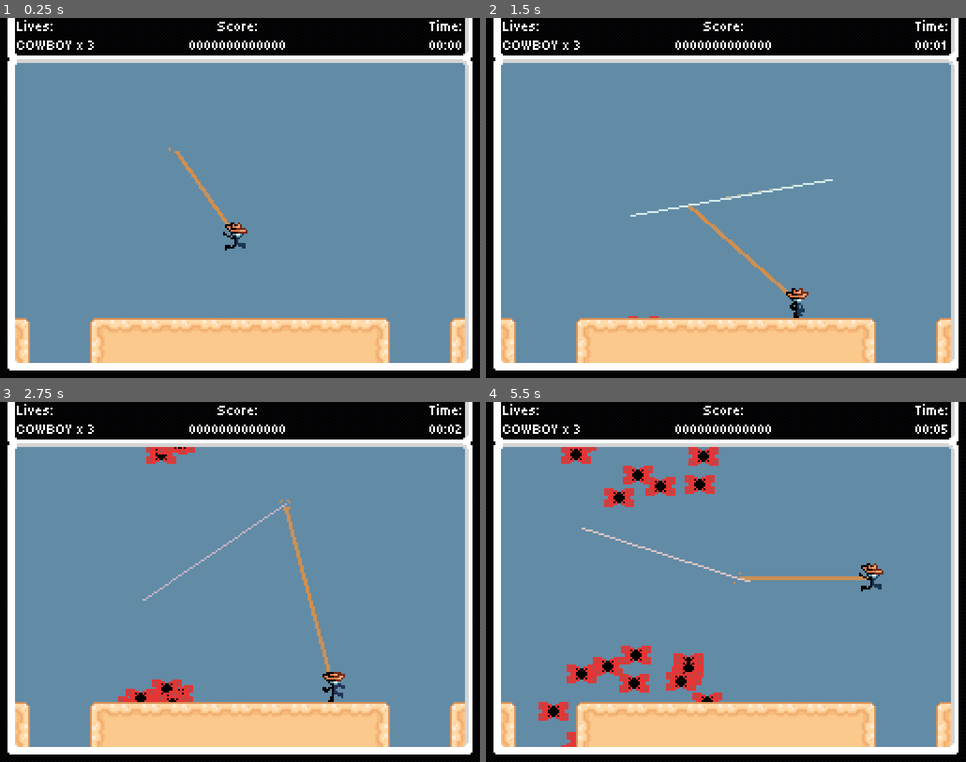
Above: before the commit, frames 1-4 (two rows, left to right).
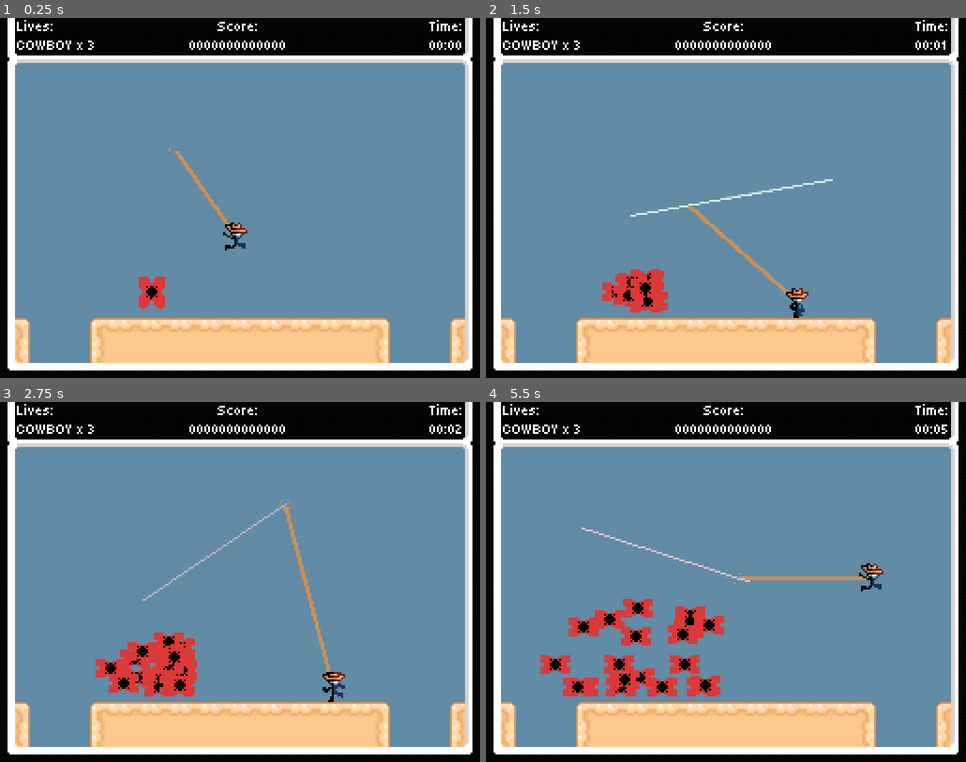
Above: after the commit, the same moments.

Repository: Jcodefox/GMTK-2025
Game: Godot game, scene res://scenes/topscenes/gameplay_topscene.tscn
Two runs of this game, one before a commit and one after it. Both use one fixed random seed, a clock stepped at 60 frames per second and the inputs below.
Inputs (mouse positions are in pixels of both pictures, inside the frame that each line leads up to):
- Up to frame 1 (0.25 s): no input
- Up to frame 2 (1.5 s): move the mouse to (831, 180) at 0.52 s; hold D (move_right) from 0.53 s (still down); tap Space (move_jump) at 0.77 s; move the mouse to (630, 216) at 1.27 s
- Up to frame 3 (2.75 s): tap Space (move_jump) at 1.52 s; move the mouse to (288, 502) at 2.02 s; release D (move_right) at 2.03 s; hold A (move_left) from 2.03 s (still down)
- Up to frame 4 (5.5 s): move the mouse to (702, 654) at 2.77 s; release A (move_left) at 2.78 s; hold D (move_right) 2.78-4.28 s; tap Space (move_jump) at 3.02, 3.77, 4.52 s; move the mouse to (870, 636) at 3.52 s; move the mouse to (582, 528) at 4.27 s; hold A (move_left) 4.28-5.03 s; move the mouse to (750, 582) at 5.02 s; hold D (move_right) from 5.03 s (still down)

The runs differ from the first frame. In frame 1, 0.4% of the frame differs, in the area x 28-35%, y 71-81%; in frame 2, 1.3%; in frame 3, 3.1%; in frame 4, 6.7%, in the area x 10-50%, y 12-96%.

Commit message:
Add basic death

Diff:
--- a/assets/art/player/player_sprite_frames.tres
+++ b/assets/art/player/player_sprite_frames.tres
@@ -1,6 +1,7 @@
-[gd_resource type="SpriteFrames" load_steps=14 format=3 uid="uid://bf6o51up71rto"]
+[gd_resource type="SpriteFrames" load_steps=15 format=3 uid="uid://bf6o51up71rto"]
 
 [ext_resource type="Texture2D" uid="uid://c20xmus612fao" path="res://assets/art/player/cowboy_duckhide.png" id="1_ta81v"]
+[ext_resource type="Texture2D" uid="uid://dmpqe0rkpi4e6" path="res://assets/art/player/cowboy_death.png" id="1_uirxa"]
 [ext_resource type="Texture2D" uid="uid://do6giius4ssl1" path="res://assets/art/player/cowboy_duckwalk_1.png" id="2_40515"]
 [ext_resource type="Texture2D" uid="uid://dhm8irt3v75fh" path="res://assets/art/player/cowboy_idle_1.png" id="2_ta81v"]
 [ext_resource type="Texture2D" uid="uid://dca3iao3t7vju" path="res://assets/art/player/cowboy_idle_2.png" id="3_3lfx2"]
@@ -16,6 +17,14 @@
 
 [resource]
 animations = [{
+"frames": [{
+"duration": 1.0,
+"texture": ExtResource("1_uirxa")
+}],
+"loop": true,
+"name": &"death",
+"speed": 5.0
+}, {
 "frames": [{
 "duration": 1.0,
 "texture": ExtResource("1_ta81v")
--- a/assets/art/terrain/main_tile_set.tres
+++ b/assets/art/terrain/main_tile_set.tres
@@ -109,7 +109,8 @@
 11:0/0/terrains_peering_bit/left_side = 0
 
 [resource]
-physics_layer_0/collision_layer = 1
+physics_layer_0/collision_layer = 3
+physics_layer_0/collision_mask = 3
 terrain_set_0/mode = 0
 terrain_set_0/terrain_0/name = "sand"
 terrain_set_0/terrain_0/color = Color(0.5, 0.34375, 0.25, 1)
--- a/project.godot
+++ b/project.godot
@@ -23,7 +23,13 @@
 
 window/size/viewport_width=256
 window/size/viewport_height=192
+window/size/window_width_override=1024
+window/size/window_height_override=768
 window/stretch/mode="viewport"
+
+[global_group]
+
+enemy="All enemies should have this tag"
 
 [input]
 
--- a/scenes/prefabs/enemies/mothick.tscn
+++ b/scenes/prefabs/enemies/mothick.tscn
@@ -6,14 +6,15 @@
 [sub_resource type="RectangleShape2D" id="RectangleShape2D_ghjc1"]
 size = Vector2(12, 16)
 
-[node name="Mothick" type="CharacterBody2D"]
+[node name="Mothick" type="CharacterBody2D" groups=["enemy"]]
+collision_layer = 4
+collision_mask = 2
 script = ExtResource("1_ghjc1")
 
 [node name="CollisionShape2D" type="CollisionShape2D" parent="."]
 shape = SubResource("RectangleShape2D_ghjc1")
-disabled = true
 
 [node name="AnimatedSprite2D" type="AnimatedSprite2D" parent="."]
 sprite_frames = ExtResource("1_q3fok")
 autoplay = "default"
-frame_progress = 0.0375495
+frame_progress = 0.272771
--- a/scenes/prefabs/hud.tscn
+++ b/scenes/prefabs/hud.tscn
@@ -4,6 +4,7 @@
 [ext_resource type="Script" uid="uid://o4f3t1b6uml7" path="res://scripts/prefabs/hud.gd" id="1_ijk2n"]
 
 [node name="HUD" type="Control"]
+process_mode = 3
 layout_mode = 3
 anchors_preset = 0
 offset_left = 9.0
--- a/scenes/prefabs/player.tscn
+++ b/scenes/prefabs/player.tscn
@@ -16,9 +16,17 @@
 
 [node name="AnimatedSprite2D" type="AnimatedSprite2D" parent="."]
 sprite_frames = ExtResource("2_tou0u")
-animation = &"jump_left"
+animation = &"death"
 autoplay = "idle"
 
 [node name="Lasso" parent="." instance=ExtResource("3_n0leu")]
 z_index = 4
 z_as_relative = false
+
+[node name="HurtBox" type="Area2D" parent="."]
+collision_layer = 0
+collision_mask = 4
+
+[node name="CollisionShape2D" type="CollisionShape2D" parent="HurtBox"]
+position = Vector2(0, 1)
+shape = SubResource("RectangleShape2D_tou0u")
--- a/scenes/topscenes/gameplay_topscene.tscn
+++ b/scenes/topscenes/gameplay_topscene.tscn
@@ -41,80 +41,80 @@
 
 [node name="Mothick" parent="Enemies" instance=ExtResource("5_ks65t")]
 z_index = -1
-position = Vector2(80, 171)
+position = Vector2(81, 146)
 
 [node name="Mothick2" parent="Enemies" instance=ExtResource("5_ks65t")]
 z_index = -1
-position = Vector2(80, 171)
+position = Vector2(81, 146)
 
 [node name="Mothick3" parent="Enemies" instance=ExtResource("5_ks65t")]
 z_index = -1
-position = Vector2(80, 171)
+position = Vector2(81, 146)
 
 [node name="Mothick4" parent="Enemies" instance=ExtResource("5_ks65t")]
 z_index = -1
-position = Vector2(80, 171)
+position = Vector2(81, 146)
 
 [node name="Mothick5" parent="Enemies" instance=ExtResource("5_ks65t")]
 z_index = -1
-position = Vector2(80, 171)
+position = Vector2(81, 146)
 
 [node name="Mothick6" parent="Enemies" instance=ExtResource("5_ks65t")]
 z_index = -1
-position = Vector2(80, 171)
+position = Vector2(81, 146)
 
 [node name="Mothick7" parent="Enemies" instance=ExtResource("5_ks65t")]
 z_index = -1
-position = Vector2(80, 171)
+position = Vector2(81, 146)
 
 [node name="Mothick8" parent="Enemies" instance=ExtResource("5_ks65t")]
 z_index = -1
-position = Vector2(80, 171)
+position = Vector2(81, 146)
 
 [node name="Mothick9" parent="Enemies" instance=ExtResource("5_ks65t")]
 z_index = -1
-position = Vector2(80, 171)
+position = Vector2(81, 146)
 
 [node name="Mothick10" parent="Enemies" instance=ExtResource("5_ks65t")]
 z_index = -1
-position = Vector2(80, 171)
+position = Vector2(81, 146)
 
 [node name="Mothick11" parent="Enemies" instance=ExtResource("5_ks65t")]
 z_index = -1
-position = Vector2(80, 171)
+position = Vector2(81, 146)
 
 [node name="Mothick12" parent="Enemies" instance=ExtResource("5_ks65t")]
 z_index = -1
-position = Vector2(80, 171)
+position = Vector2(81, 146)
 
 [node name="Mothick13" parent="Enemies" instance=ExtResource("5_ks65t")]
 z_index = -1
-position = Vector2(80, 171)
+position = Vector2(81, 146)
 
 [node name="Mothick14" parent="Enemies" instance=ExtResource("5_ks65t")]
 z_index = -1
-position = Vector2(80, 171)
+position = Vector2(81, 146)
 
 [node name="Mothick15" parent="Enemies" instance=ExtResource("5_ks65t")]
 z_index = -1
-position = Vector2(80, 171)
+position = Vector2(81, 146)
 
 [node name="Mothick16" parent="Enemies" instance=ExtResource("5_ks65t")]
 z_index = -1
-position = Vector2(80, 171)
+position = Vector2(81, 146)
 
 [node name="Mothick17" parent="Enemies" instance=ExtResource("5_ks65t")]
 z_index = -1
-position = Vector2(80, 171)
+position = Vector2(81, 146)
 
 [node name="Mothick18" parent="Enemies" instance=ExtResource("5_ks65t")]
 z_index = -1
-position = Vector2(80, 171)
+position = Vector2(81, 146)
 
 [node name="Mothick19" parent="Enemies" instance=ExtResource("5_ks65t")]
 z_index = -1
-position = Vector2(80, 171)
+position = Vector2(81, 146)
 
 [node name="Mothick20" parent="Enemies" instance=ExtResource("5_ks65t")]
 z_index = -1
-position = Vector2(80, 171)
+position = Vector2(81, 146)
--- a/scripts/prefabs/player_v2.gd
+++ b/scripts/prefabs/player_v2.gd
@@ -25,12 +25,16 @@
 
 var animated_sprite_ghosts: Array[Node2D] = []
 var collision_shape_ghosts: Array[Node2D] = []
+var hurtbox_shape_ghosts: Array[Node2D] = []
 
 var visual_facing_left: bool = false
 
 func _ready() -> void:
 	animated_sprite_ghosts = Globals.make_loop_ghosts_of($AnimatedSprite2D)
 	collision_shape_ghosts = Globals.make_loop_ghosts_of($CollisionShape2D)
+	hurtbox_shape_ghosts = Globals.make_loop_ghosts_of($HurtBox/CollisionShape2D)
+
+	$HurtBox.body_entered.connect(area_hit_body)
 
 func _physics_process(delta: float) -> void:
 	global_position = Globals.apply_loop_teleport(global_position)
@@ -96,6 +100,17 @@
 	move_and_slide()
 	$Lasso.player_pos = Globals.convert_to_visible_pos(global_position)
 
+func area_hit_body(body: Node2D) -> void:
+	if body.is_in_group("enemy"):
+		Globals.lives -= 1
+		set_animation("death")
+		get_tree().paused = true
+		get_tree().create_timer(5).timeout.connect(
+			func():
+				get_tree().paused = false
+				get_tree().reload_current_scene()
+		)
+
 func set_animation(anim: String) -> void:
 	if $AnimatedSprite2D.animation != anim:
 		$AnimatedSprite2D.animation = anim
Not shown: 1 places in scenes/topscenes/gameplay_topscene.tscn that only renumber resources
